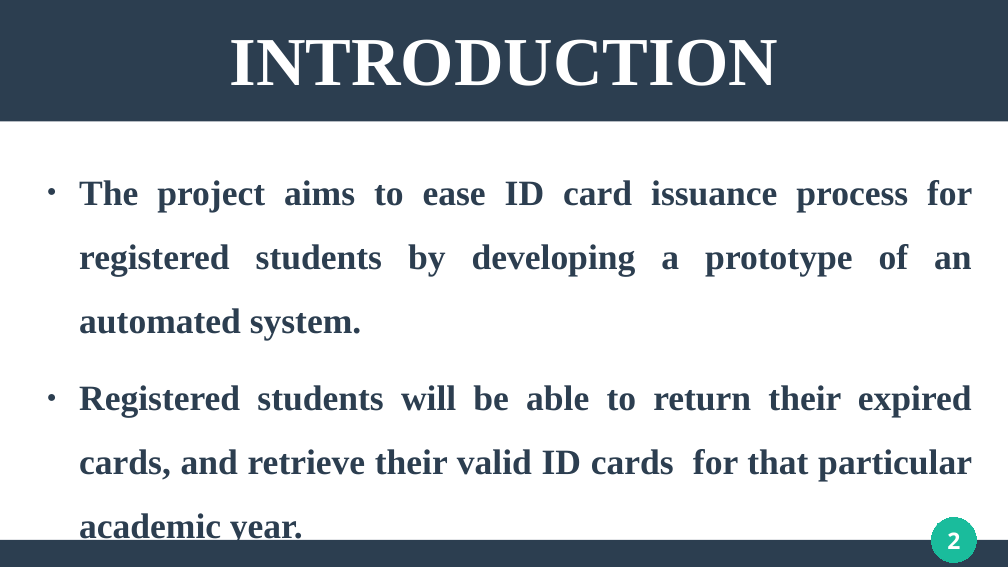
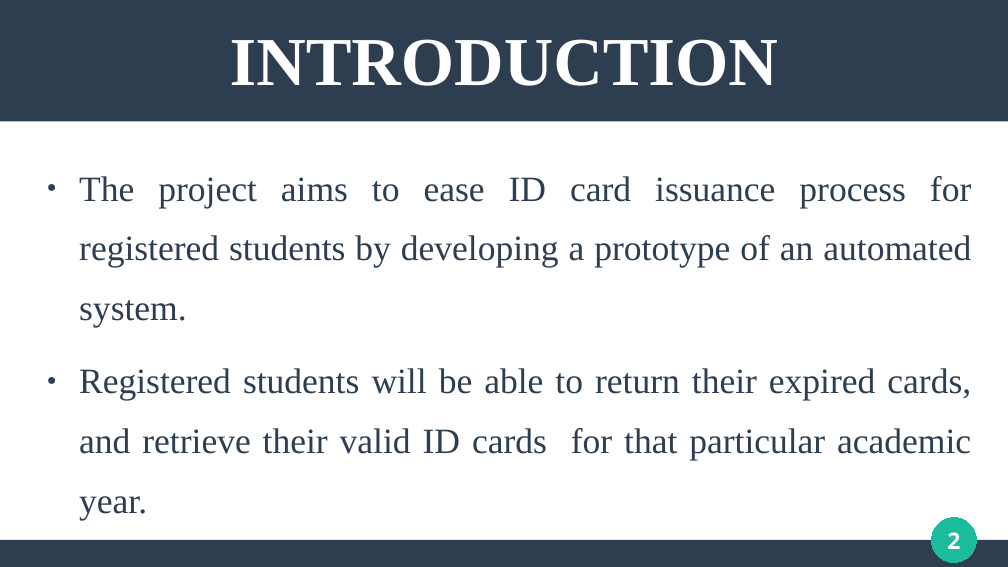
Before and after one commit to musyani-io/self-service-card-issuance, a slide deck: slide 2 of docs/uni-submission/end-semester-one.pptx. Drawn at 1008x567 pixels with LibreOffice and Linux fonts; fonts in the diff are those of the drawing. Boxes give left, top, right and bottom in pixels: in the first picture for what was removed or moved away, otherwise in the second. Text is boxed around its words. In the diff, an @@ line names an element or a change of style, - is before the commit and + after.

```diff
--- a/docs/uni-submission/end-semester-one.pptx
+++ b/docs/uni-submission/end-semester-one.pptx
@@ text "The project aims to ease ..." at <box>79,176,971,520</box>: bold off; line spacing 1.5 to 1.4 @@
```
Also in this commit, not shown: 12 other slides changed, 3 other files.
